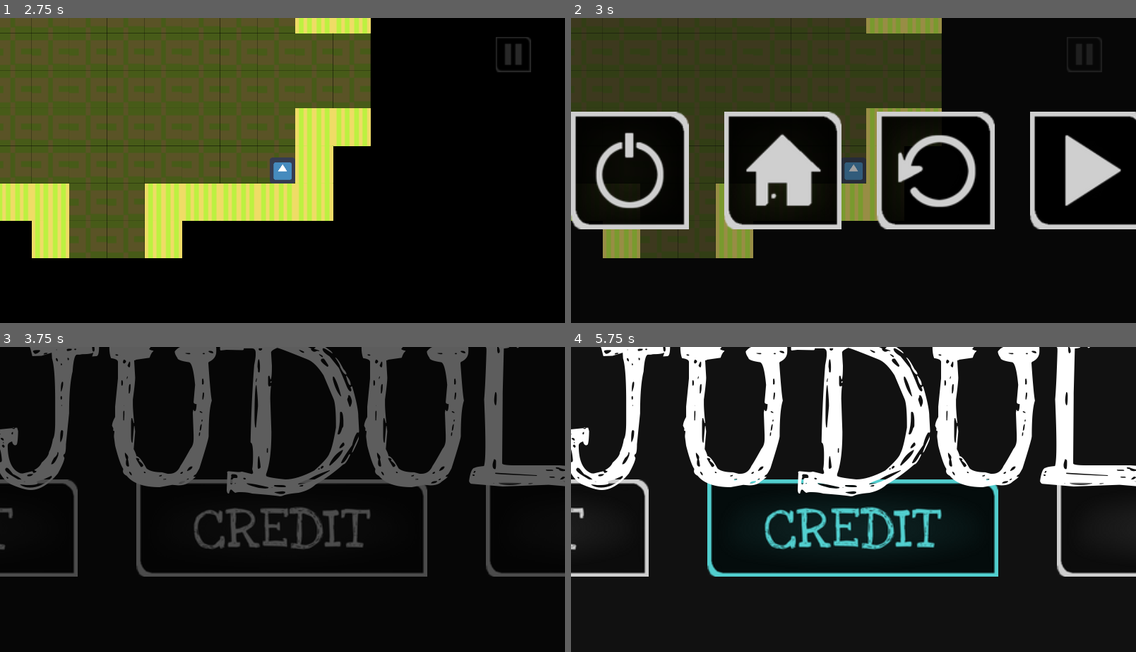
Above: before the commit, frames 1-4 (two rows, left to right).
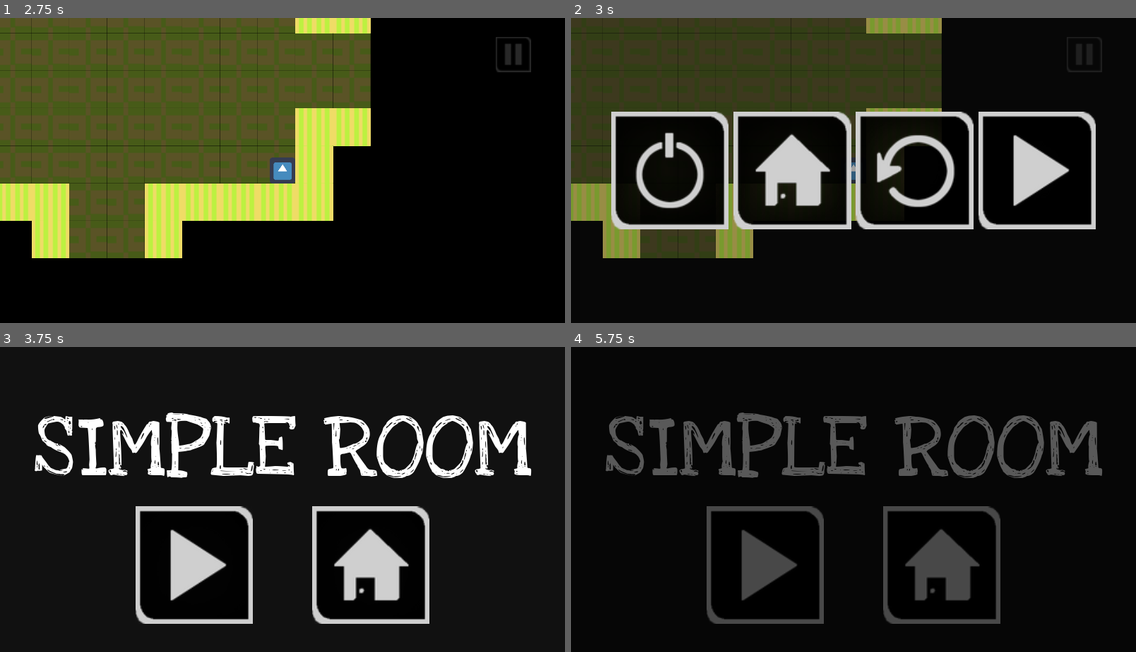
Above: after the commit, the same moments.

Repository: raimess11/BGDJam2022
Game: Godot game, scene res://Level/Level1/Level1.tscn
Two runs of this game, one before a commit and one after it. Both use one fixed random seed, a clock stepped at 60 frames per second and the inputs below. This scene is started directly instead of the project's main scene. The engine's default icon, where the game draws it, is replaced by a stand-in: a white triangle on a blue panel in a dark square.
Inputs (mouse positions are in pixels of both pictures, inside the frame that each line leads up to; where the layout moved, square brackets give the same spot in the first picture):
- Up to frame 1 (2.75 s): tap Enter (ui_accept) at 0.5, 0.77, 1.52, 2 s; hold Right (ui_right) 0.53-1.28 s; hold Down (ui_down) 1.28-2.03 s; hold Right (ui_right) from 2.03 s (still down)
- Up to frame 2 (3 s): release Right (ui_right) at 2.75 s; click (1085, 54) at 2.75 s
- Up to frame 3 (3.75 s): click (220, 499) [214, 499] at 3.5 s
- Up to frame 4 (5.75 s): click (853, 526) at 4.27 s; click (763, 566) at 5.02 s

Frame 1 is identical in both runs. In frame 2, 18% of the frame differs, in the area x 0-100%, y 30-70%; in frame 3, 27%; in frame 4, 30%, in the area x 0-100%, y 0-91%.

Commit message:
fix

Diff:
--- a/ui/main menu/pause.gd
+++ b/ui/main menu/pause.gd
@@ -4,7 +4,7 @@
 
 # Called when the node enters the scene tree for the first time.
 func _ready():
-	vbox.add_constant_override("separation", 30)
+	pass
 
 
 # Called every frame. 'delta' is the elapsed time since the previous frame.
--- a/ui/menu.tscn
+++ b/ui/menu.tscn
@@ -1,19 +1,16 @@
-[gd_scene load_steps=13 format=2]
+[gd_scene load_steps=10 format=2]
 
-[ext_resource path="res://ui/main menu/rsz_credit.png" type="Texture" id=1]
-[ext_resource path="res://ui/main menu/rsz_exit.png" type="Texture" id=2]
-[ext_resource path="res://ui/main menu/rsz_start.png" type="Texture" id=3]
+[ext_resource path="res://ui/pause menu/rsz_1play_square_button.png" type="Texture" id=1]
+[ext_resource path="res://ui/pause menu/rsz_picsart_22-10-23_08-13-41-918.png" type="Texture" id=2]
+[ext_resource path="res://ui/pause menu/rsz_1home_square_button.png" type="Texture" id=3]
 [ext_resource path="res://ui/menu.gd" type="Script" id=4]
 [ext_resource path="res://ui/LoveYaLikeASister.ttf" type="DynamicFontData" id=5]
-[ext_resource path="res://ui/main menu/rsz_picsart_22-10-23_07-28-36-066.png" type="Texture" id=6]
-[ext_resource path="res://ui/main menu/rsz_1picsart_22-10-23_07-30-33-448.png" type="Texture" id=7]
-[ext_resource path="res://ui/main menu/rsz_picsart_22-10-23_07-30-12-768.png" type="Texture" id=8]
-[ext_resource path="res://ui/main menu/rsz_picsart_22-10-23_07-31-13-516.png" type="Texture" id=9]
-[ext_resource path="res://ui/main menu/rsz_picsart_22-10-23_07-29-44-398.png" type="Texture" id=10]
-[ext_resource path="res://ui/main menu/rsz_1picsart_22-10-23_07-29-44-398.png" type="Texture" id=11]
+[ext_resource path="res://ui/pause menu/rsz_picsart_22-10-23_08-16-13-166.png" type="Texture" id=6]
+[ext_resource path="res://ui/pause menu/rsz_picsart_22-10-23_08-16-01-008.png" type="Texture" id=7]
+[ext_resource path="res://ui/pause menu/rsz_picsart_22-10-23_08-14-00-339.png" type="Texture" id=8]
 
 [sub_resource type="DynamicFont" id=1]
-size = 144
+size = 54
 font_data = ExtResource( 5 )
 
 [node name="menu" type="Control"]
@@ -34,53 +31,42 @@
 anchor_right = 0.5
 anchor_bottom = 1.0
 margin_left = -512.0
-margin_top = -147.0
+margin_top = -124.0
 margin_right = 512.0
-margin_bottom = -64.0
+margin_bottom = -24.0
 alignment = 1
 
 [node name="Start" type="TextureButton" parent="CanvasLayer/VBoxContainer"]
-margin_left = 137.0
-margin_right = 384.0
-margin_bottom = 83.0
-texture_normal = ExtResource( 3 )
+margin_left = 410.0
+margin_right = 510.0
+margin_bottom = 100.0
+texture_normal = ExtResource( 1 )
 texture_pressed = ExtResource( 6 )
-texture_hover = ExtResource( 11 )
-
-[node name="Credit" type="TextureButton" parent="CanvasLayer/VBoxContainer"]
-margin_left = 388.0
-margin_right = 635.0
-margin_bottom = 83.0
-texture_normal = ExtResource( 1 )
-texture_pressed = ExtResource( 7 )
-texture_hover = ExtResource( 8 )
+texture_hover = ExtResource( 7 )
 
 [node name="Exit" type="TextureButton" parent="CanvasLayer/VBoxContainer"]
-margin_left = 639.0
-margin_right = 886.0
-margin_bottom = 83.0
-texture_normal = ExtResource( 2 )
-texture_pressed = ExtResource( 9 )
-texture_hover = ExtResource( 10 )
+margin_left = 514.0
+margin_right = 614.0
+margin_bottom = 100.0
+texture_normal = ExtResource( 3 )
+texture_pressed = ExtResource( 8 )
+texture_hover = ExtResource( 2 )
 
 [node name="Title" type="Label" parent="CanvasLayer"]
-anchor_left = 0.5
 anchor_top = 0.5
-anchor_right = 0.5
+anchor_right = 1.0
 anchor_bottom = 0.5
-margin_left = -259.0
-margin_top = -196.0
-margin_right = 259.0
-margin_bottom = 54.0
+margin_top = -90.0
+margin_bottom = 4.0
 custom_fonts/font = SubResource( 1 )
-text = "JUDUL"
+text = "SIMPLE ROOM"
 align = 1
 
 [node name="Fade" type="ColorRect" parent="CanvasLayer"]
+visible = false
 anchor_right = 1.0
 anchor_bottom = 1.0
 color = Color( 0, 0, 0, 1 )
 
 [connection signal="pressed" from="CanvasLayer/VBoxContainer/Start" to="." method="_on_Start_pressed"]
-[connection signal="pressed" from="CanvasLayer/VBoxContainer/Credit" to="." method="_on_Credit_pressed"]
 [connection signal="pressed" from="CanvasLayer/VBoxContainer/Exit" to="." method="_on_Exit_pressed"]
